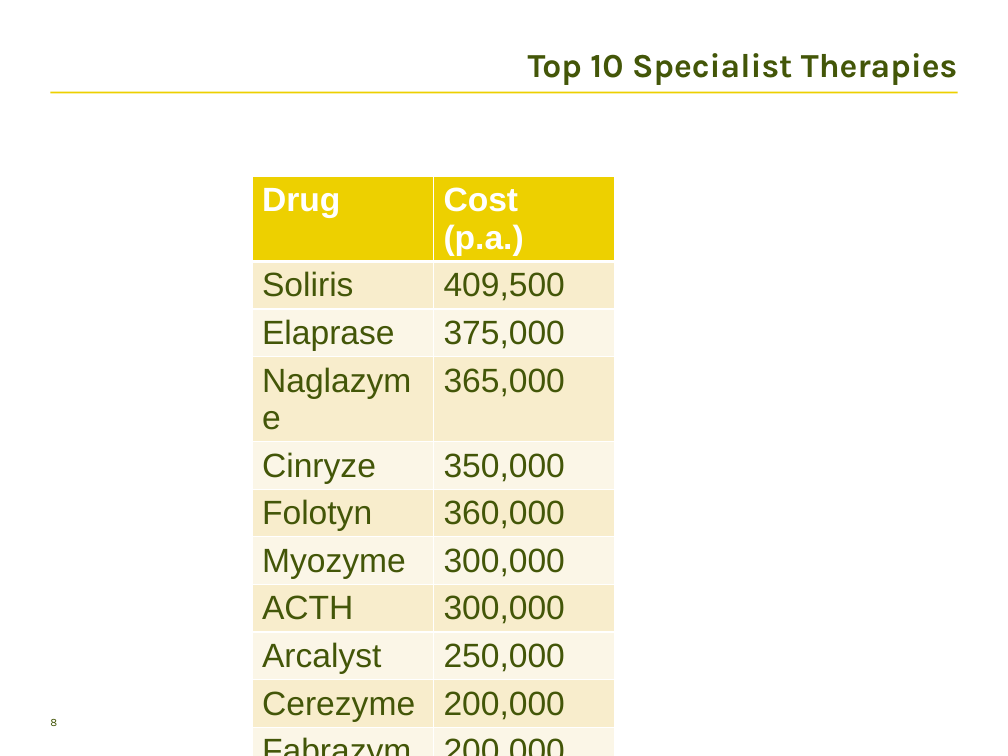
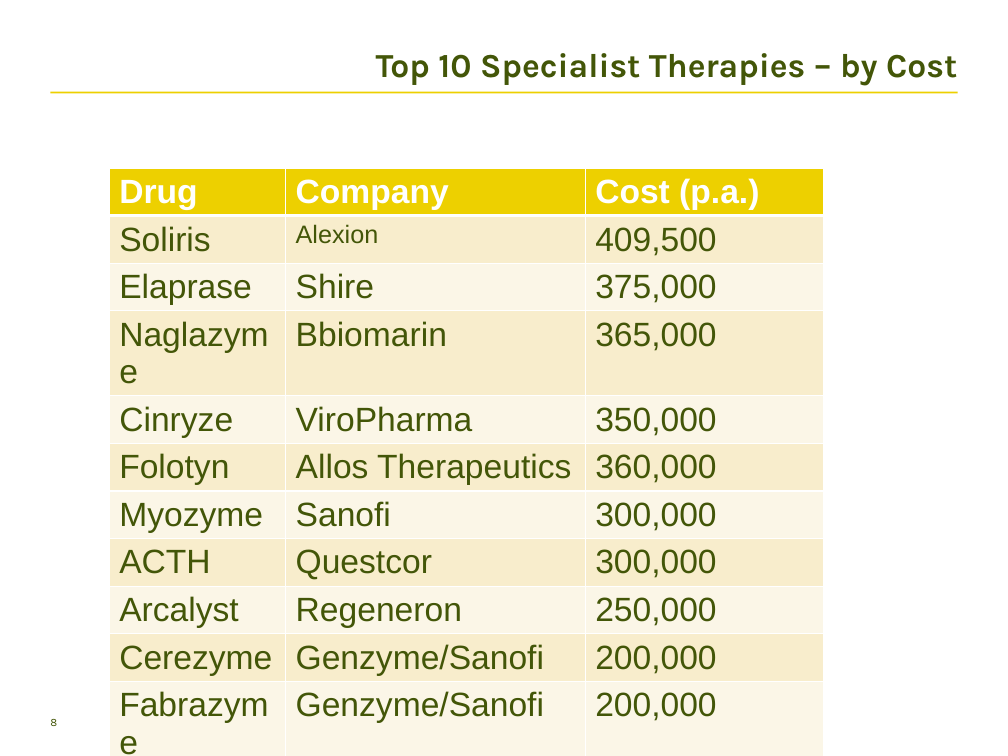
Before and after one commit to tpbrennan/fda, a slide deck: slide 8 of pubs/pharma.pptx. Drawn at 1008x756 pixels with LibreOffice and Linux fonts; fonts in the diff are those of the drawing; background and template pictures are left out. Boxes give left, top, right and bottom in pixels: in the first picture for what was removed or moved away, otherwise in the second. Text is boxed around its words. In the diff, an @@ line names an element or a change of style, - is before the commit and + after.

```diff
--- a/pubs/pharma.pptx
+++ b/pubs/pharma.pptx
@@ title at <box>376,53,957,86</box>: text changed @@
-Top 10 Specialist Therapies
+Top 10 Specialist Therapies – by Cost
@@ table at <box>109,168,823,727</box> @@
+column 2: Company | Alexion | Shire | Bbiomarin | ViroPharma | Allos Therapeutics | Sanofi | Questcor | Regeneron | Genzyme/Sanofi | Genzyme/Sanofi
@@ table: place and size @@
-table at <box>252,176,615,726</box>
+table at <box>109,168,823,727</box>
```
Also in this commit, not shown: 3 other slides changed, 3 slides added, 1 slide removed, 5 other files.
